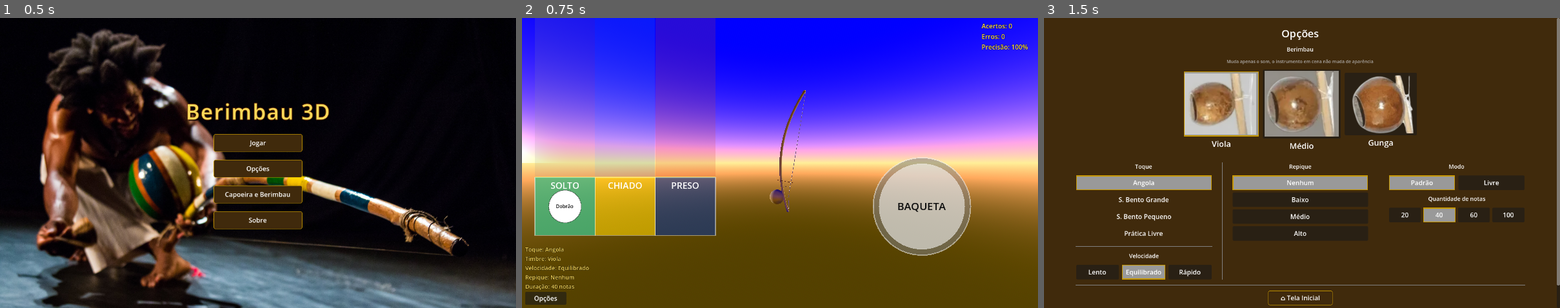
Above: before the commit, frames 1-3 (left to right).
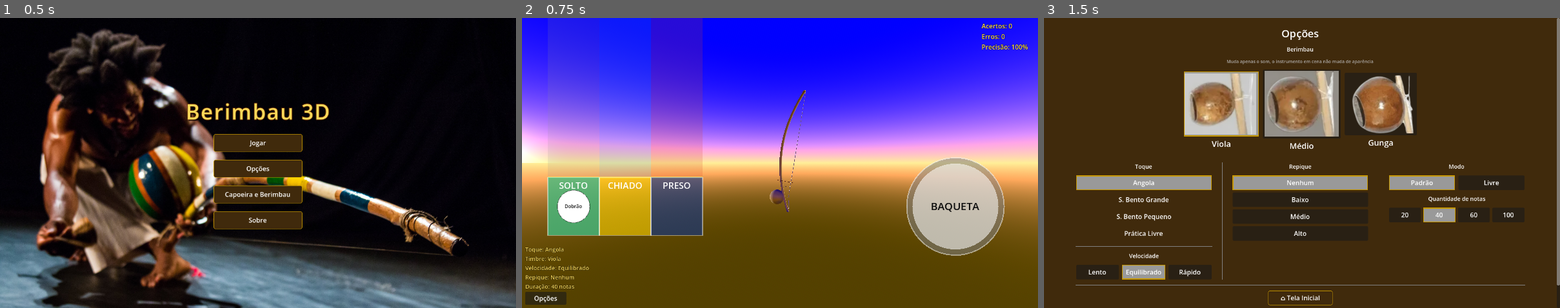
Above: after the commit, the same moments.

Repository: frsbrito/berimbau-3d
Game: Godot game, scene res://scenes/menus/menu_principal.tscn
The game is run twice, just before and just after one commit, with the same random seed, the same clock (stepped at 60 frames per second) and the same inputs.
Inputs:
- Up to frame 1 (0.5 s): no input
- Up to frame 2 (0.75 s): click "Jogar" at 0.5 s
- Up to frame 3 (1.5 s): click "Opções" at 1.25 s

Frame 1 is identical in both runs. In frame 2, 9.2% of the frame differs, in the area x 2-94%, y 0-82%; in frame 3, nothing differs.

Commit message:
Ancora dobrão e baqueta nos cantos reais da tela com alvo mínimo de toque

Diff:
--- a/scenes/touch_controls.gd
+++ b/scenes/touch_controls.gd
@@ -13,15 +13,25 @@
 @export var zoom_max: float = 30.0
 
 # Tamanho das zonas de controle (fração da tela)
-@export var dobrao_largura_ratio: float = 0.35
+@export var dobrao_largura_ratio: float = 0.3
 @export var dobrao_altura_ratio: float = 0.2
 @export var dobrao_margem_inferior_ratio: float = 0.25
-@export var dobrao_margem_esquerda_ratio: float = 0.025
+@export var dobrao_margem_esquerda_ratio: float = 0.05
 @export var baqueta_largura_ratio: float = 0.40
 @export var baqueta_altura_ratio: float = 0.40
 @export var baqueta_margem_inferior_ratio: float = 0.15
-@export var baqueta_margem_direita_ratio: float = 0.025
+@export var baqueta_margem_direita_ratio: float = -0.04
 @export var baqueta_raio_ratio: float = 0.42
+
+# Alvo de toque mínimo (~48dp, recomendação de acessibilidade) convertido para
+# pixels via DPI real do dispositivo, com piso para telas desktop de baixo DPI.
+const ALVO_TOQUE_MINIMO_DP: float = 48.0
+
+func _alvo_toque_minimo_px() -> float:
+	var dpi = DisplayServer.screen_get_dpi()
+	if dpi <= 0:
+		dpi = 160
+	return maxf(ALVO_TOQUE_MINIMO_DP * dpi / 160.0, 88.0)
 
 var _yaw: float = 0.0
 var _pitch: float = 0.0
@@ -49,19 +59,21 @@
 
 func _get_regioes() -> Dictionary:
 	var size = get_viewport().get_visible_rect().size
+	var alvo_min = _alvo_toque_minimo_px()
+
+	var dobrao_w = maxf(size.x * dobrao_largura_ratio, alvo_min)
+	var dobrao_h = maxf(size.y * dobrao_altura_ratio, alvo_min)
+	var dobrao_x = size.x * dobrao_margem_esquerda_ratio
+	var dobrao_y = size.y - size.y * dobrao_margem_inferior_ratio - dobrao_h
+
+	var baqueta_w = maxf(size.x * baqueta_largura_ratio, alvo_min)
+	var baqueta_h = maxf(size.y * baqueta_altura_ratio, alvo_min)
+	var baqueta_x = size.x - size.x * baqueta_margem_direita_ratio - baqueta_w
+	var baqueta_y = size.y - size.y * baqueta_margem_inferior_ratio - baqueta_h
+
 	return {
-		"dobrao": Rect2(
-			size.x * dobrao_margem_esquerda_ratio,
-			size.y * (1.0 - dobrao_altura_ratio) - size.y * dobrao_margem_inferior_ratio,
-			size.x * dobrao_largura_ratio,
-			size.y * dobrao_altura_ratio
-		),
-		"baqueta": Rect2(
-			size.x * (1.0 - baqueta_largura_ratio) - size.x * baqueta_margem_direita_ratio,
-			size.y * (1.0 - baqueta_altura_ratio) - size.y * baqueta_margem_inferior_ratio,
-			size.x * baqueta_largura_ratio,
-			size.y * baqueta_altura_ratio
-		)
+		"dobrao": Rect2(dobrao_x, dobrao_y, dobrao_w, dobrao_h),
+		"baqueta": Rect2(baqueta_x, baqueta_y, baqueta_w, baqueta_h)
 	}
 
 func _baqueta_circulo(rect: Rect2) -> Dictionary:
